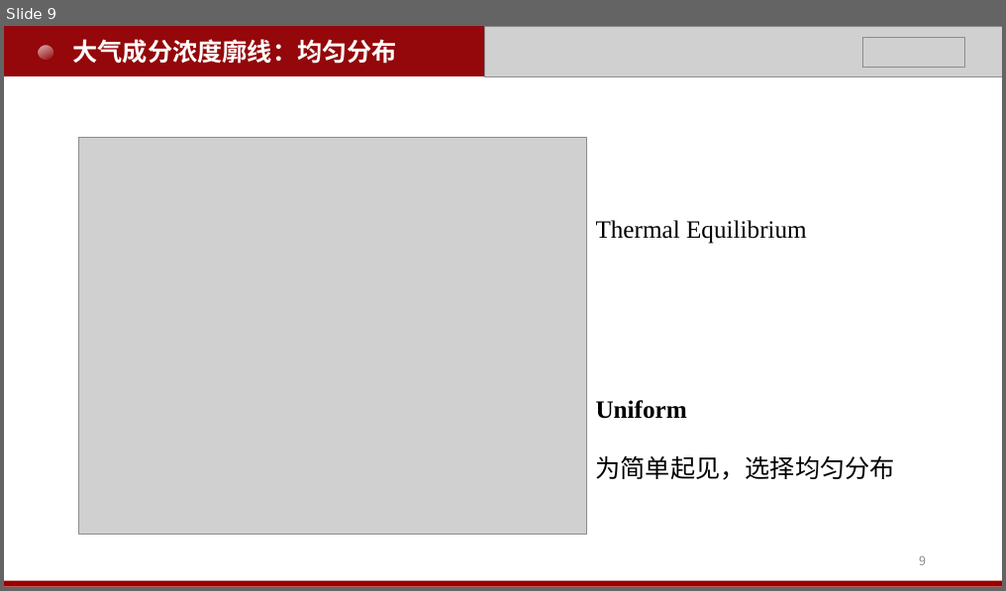
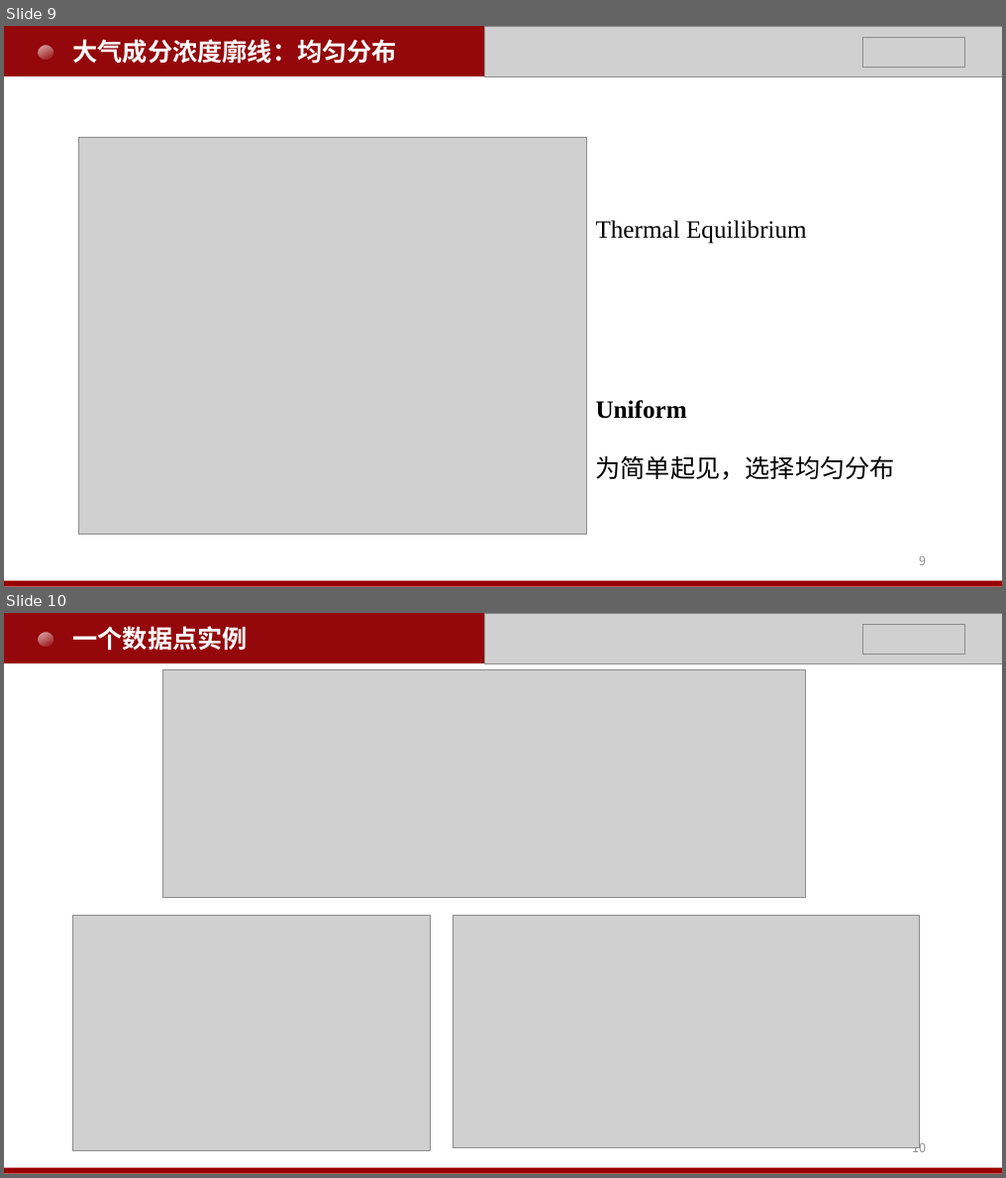
Before and after one commit to WYL-PKU/WYL-PKU.github.io, a slide deck: pdf/PASRML/王艺霖_基于机器学习的行星大气光谱反演.pptx. Shown one above the other, each under a label of ours: slide 9 before the commit, slides 9 and 10 after it. The pictures are 1006x591 and 1006x1178 pixels, drawn with LibreOffice and Linux fonts; fonts in the diff are those of the drawing; grey boxes stand for pictures. Boxes give left, top, right and bottom in pixels: in the first picture for what was removed or moved away, otherwise in the second. Text is boxed around its words. In the diff, an @@ line names an element or a change of style, - is before the commit and + after.

```diff
--- a/pdf/PASRML/王艺霖_基于机器学习的行星大气光谱反演.pptx
+++ b/pdf/PASRML/王艺霖_基于机器学习的行星大气光谱反演.pptx
@@ slide 10 added at [4, 613, 1002, 1174], background #FFFFFF @@
@@ rectangle added at [4, 613, 1002, 663], fill #94070A @@
@@ ellipse added at [36, 629, 55, 649], fill gradient #FFFFFF @@
@@ text added at [72, 626, 247, 651], 24 pt, text #FFFFFF, bold @@
+一个数据点实例
@@ picture added at [484, 613, 1002, 663] @@
@@ picture added at [862, 624, 964, 654] @@
@@ picture added at [162, 669, 805, 898] @@
@@ picture added at [73, 915, 430, 1151] @@
@@ picture added at [453, 915, 919, 1149] @@
@@ page number added at [912, 1140, 926, 1153], 12 pt, text #8C8C8C @@
+10
@@ rectangle added at [4, 1168, 1002, 1174], fill #990000 @@
```
Also in this commit, not shown: 2 slides changed, 2 other files.
